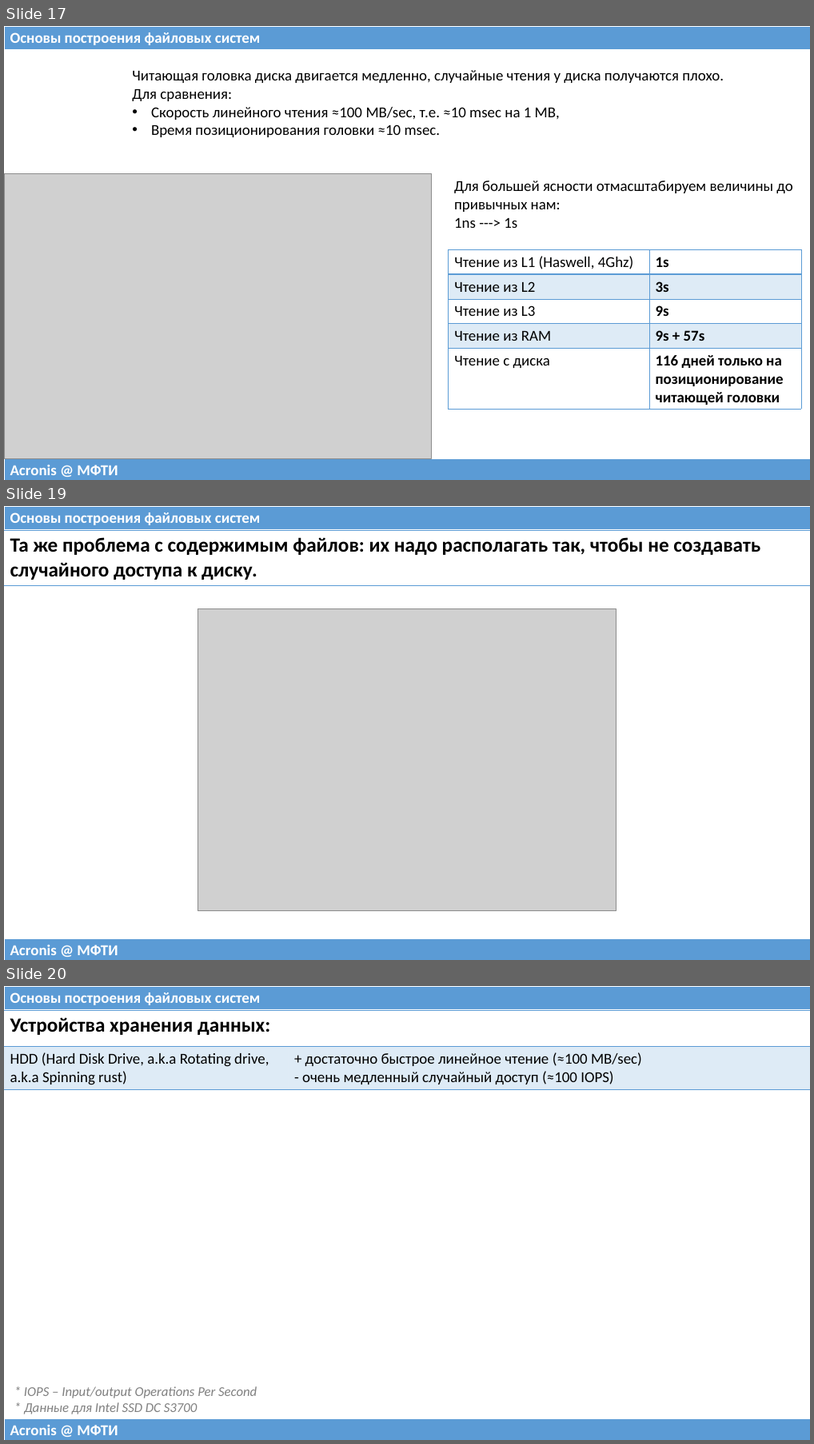
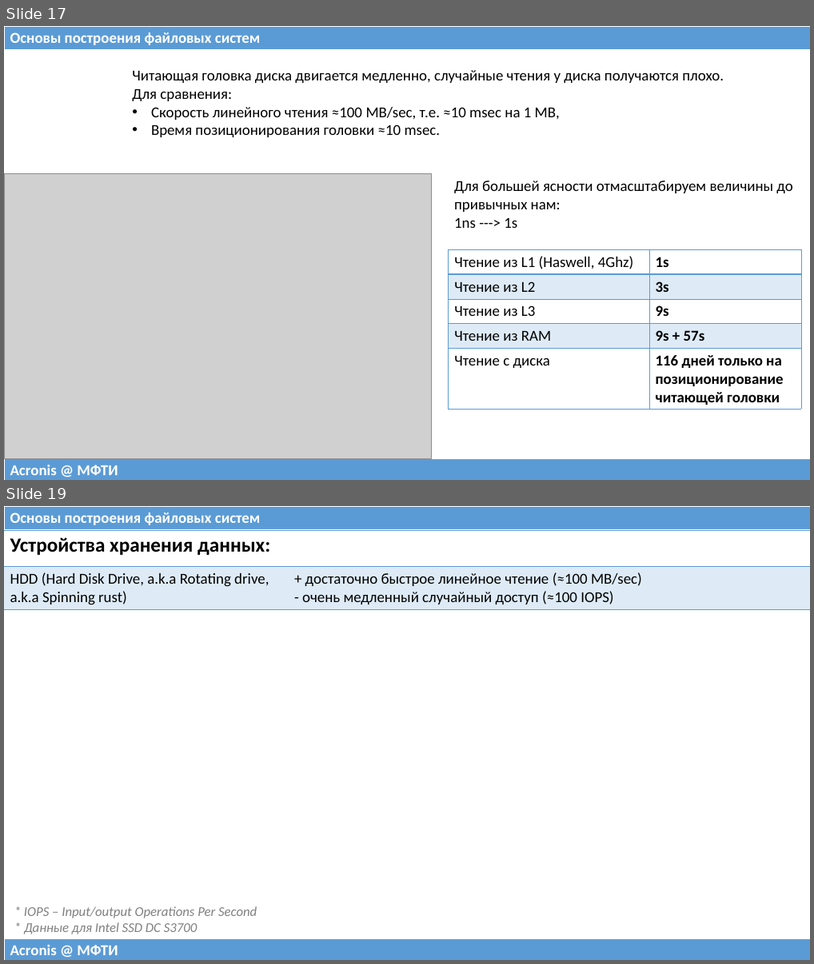
Before and after one commit to 75cc8545e7b021ed280ed0ef99fc7fc4/filesystems-101, a slide deck: talks/src/class00.pptx. Shown one above the other, each under a label of ours: slides 17, 19 and 20 before the commit, slides 17 and 19 after it; the slides between them are not shown. The pictures are 814x1444 and 814x964 pixels, drawn with LibreOffice and Linux fonts; fonts in the diff are those of the drawing; grey boxes stand for pictures. Boxes give left, top, right and bottom in pixels: in the first picture for what was removed or moved away, otherwise in the second. Text is boxed around its words. In the diff, an @@ line names an element or a change of style, - is before the commit and + after.

```diff
--- a/talks/src/class00.pptx
+++ b/talks/src/class00.pptx
@@ slide 19 removed at bbox=[4, 506, 810, 960], background #FFFFFF @@
@@ table removed at bbox=[4, 506, 810, 530], 1 rows, 1 columns @@
-Основы построения файловых систем
@@ table removed at bbox=[4, 530, 810, 584], 1 rows, 1 columns @@
-Та же проблема с содержимым файлов: их надо располагать так, чтобы не создавать случайного доступа к диску.
@@ picture removed at bbox=[198, 609, 617, 911] @@
@@ table removed at bbox=[4, 938, 810, 960], 1 rows, 1 columns @@
-Acronis @ МФТИ
@@ what was slide 20 is now slide 19 @@
```
Also in this commit, not shown: 5 slides changed, 1 other file.
